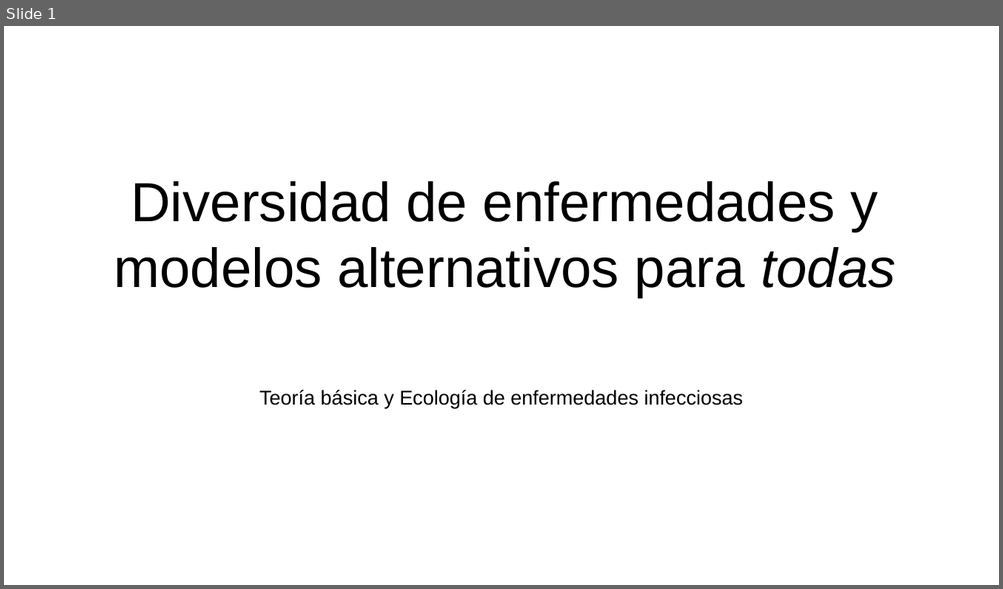
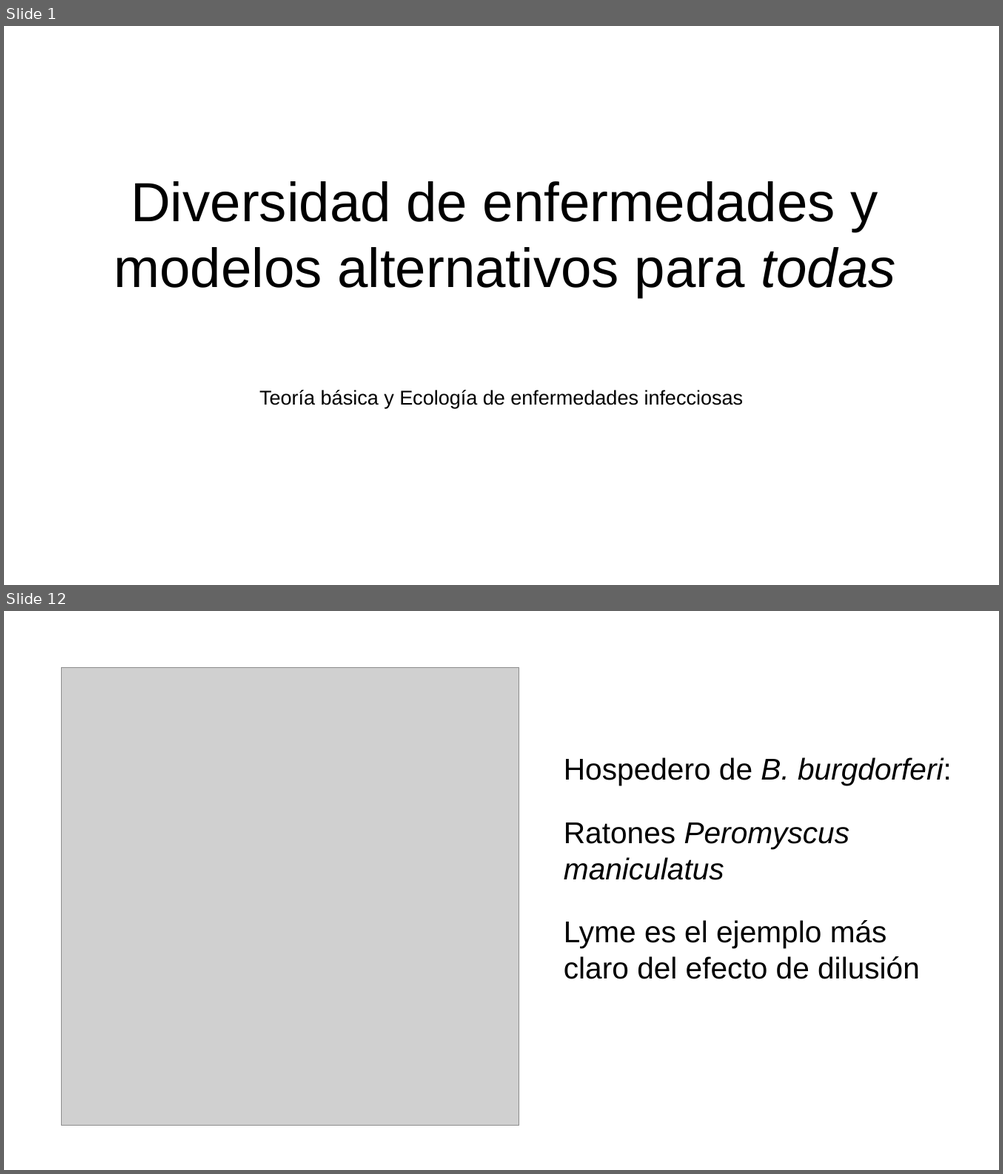
Before and after one commit to gerardommc/Ecologia-Teorica, a slide deck: Diversidad-enfermedades-infecciones.odp. Shown one above the other, each under a label of ours: slide 1 before the commit, slides 1 and 12 after it; the slides between them are not shown. The pictures are 1003x589 and 1003x1174 pixels, drawn with LibreOffice and Linux fonts; fonts in the diff are those of the drawing; grey boxes stand for pictures. Boxes give left, top, right and bottom in pixels: in the first picture for what was removed or moved away, otherwise in the second. Text is boxed around its words. In the diff, an @@ line names an element or a change of style, - is before the commit and + after.

```diff
--- a/Diversidad-enfermedades-infecciones.odp
+++ b/Diversidad-enfermedades-infecciones.odp
@@ slide 12 added at [4, 611, 999, 1170], background #FFFFFF @@
@@ picture added at [61, 668, 519, 1126] @@
@@ text added at [563, 758, 951, 980], 24 pt, text #000000 @@
+Hospedero de B. burgdorferi:
+Ratones Peromyscus maniculatus
+Lyme es el ejemplo más claro del efecto de dilusión
```
Also in this commit, not shown: 21 other slides added, 28 other files.
